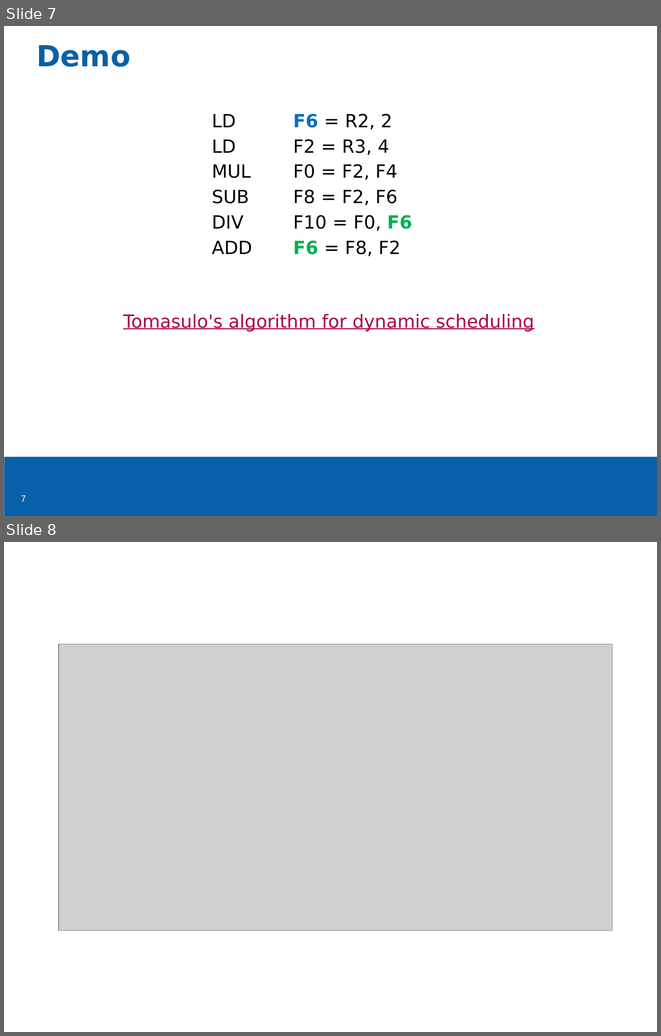
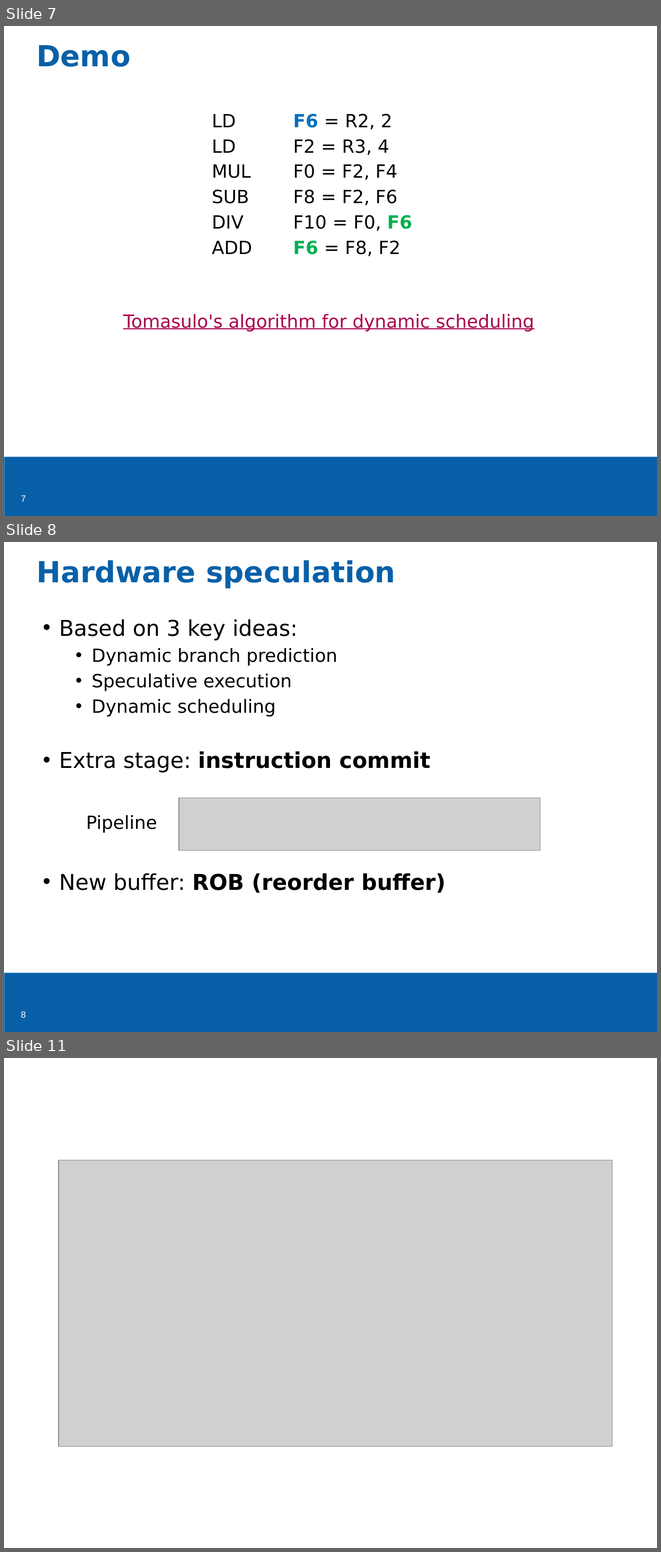
Before and after one commit to MIPT-ILab/MDSP, a slide deck: foils/arch/DynamicScheduling.pptx. Shown one above the other, each under a label of ours: slides 7 and 8 before the commit, slides 7, 8 and 11 after it; the slides between them are not shown. The pictures are 661x1036 and 661x1552 pixels, drawn with LibreOffice and Linux fonts; fonts in the diff are those of the drawing; grey boxes stand for pictures; background and template pictures are left out. Boxes give left, top, right and bottom in pixels: in the first picture for what was removed or moved away, otherwise in the second. Text is boxed around its words. In the diff, an @@ line names an element or a change of style, - is before the commit and + after.

Commit message:
Dynamic scheduling foils updated

```diff
--- a/foils/arch/DynamicScheduling.pptx
+++ b/foils/arch/DynamicScheduling.pptx
@@ slide 8 added at (x1=4, y1=542, x2=657, y2=1032), background #FFFFFF; not listed: 2 template elements that a slide beside it also shows @@
@@ title added at (x1=36, y1=560, x2=395, y2=588), 32 pt, text #0860A8, bold @@
+Hardware speculation
@@ text added at (x1=59, y1=619, x2=445, y2=893), 24 pt, text #000000 @@
+• Based on 3 key ideas:
+  • Dynamic branch prediction
+  • Speculative execution
+  • Dynamic scheduling
+• Extra stage: instruction commit
+• New buffer: ROB (reorder buffer)
@@ picture added at (x1=179, y1=798, x2=540, y2=850) @@
@@ text added at (x1=86, y1=815, x2=157, y2=832), 20 pt, text #000000 @@
+Pipeline
@@ what was slide 8 is now slide 11 @@
```
Also in this commit, not shown: 1 slide changed, 2 other slides added.
